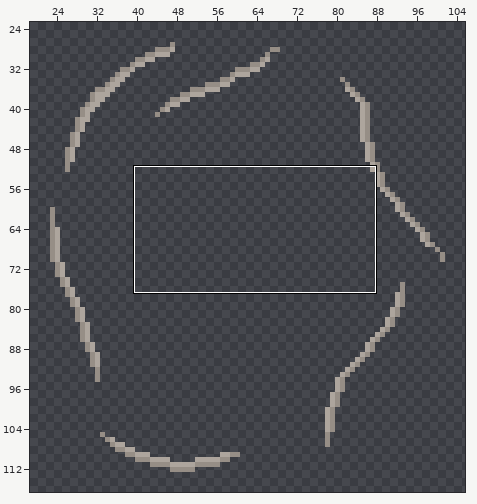
Sprite sheet, stored at assets/img/characters/tree/death/char_tree_death06.png. The picture above shows the old version from afar; the outline marks the close-up.
Close-up. First the earlier version:
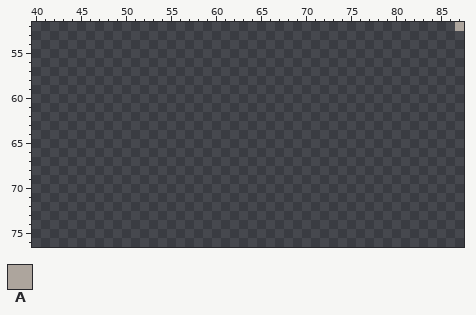
The file is 128x128 pixels. Shown: x 40..87, y 52..76. The wide view leaves out empty margins.
Palette (. is transparent): A #ada59d
Pixels before, first column x 87:
52 A
The same view after the edit:
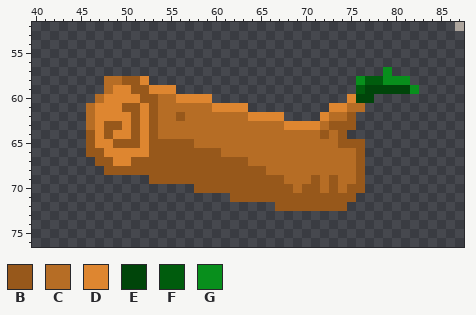
Colours new in this view: B #97581b  C #b66d25  D #de8630  E #00450a  F #005c0d  G #088f1c
Edits made:
The edit adds colour B in row 58 at x 50 to 51; in row 59 at x 51 to 52; in row 60 at x 52 to 53; in row 61 at x 50 to 51 and 53; in row 62 at x 51, 53, 56 and 75; in row 63 at x 48 to 49, 51, 53 and 73 to 75.
The edit adds colour B in row 64 at x 46, 48, 51, 53, 72 and 74; in row 65 at x 46, 49 to 51, 53 to 57 and 74 to 76; in row 66 at x 46 to 47, 53 to 60 and 76; in row 67 at x 47 to 48, 51 to 63 and 76; in row 68 at x 48 to 65 and 76; in row 69 at x 53 to 67, 71, 73 and 76.
The edit adds colour B in row 70 at x 58 to 68, 70 to 71, 73 and 75 to 76; in row 71 at x 62 to 75; in row 72 at x 67 to 74.
The edit adds colour C in row 58 at x 48 to 49; in row 59 at x 48; in row 60 at x 47 and 54 to 55; in row 61 at x 46, 54 to 59 and 75 to 76; in row 62 at x 46, 54 to 55, 57 to 63 and 73 to 74; in row 63 at x 46, 54 to 67 and 72.
The edit adds colour C in row 64 at x 54 to 71 and 73; in row 65 at x 58 to 73; in row 66 at x 61 to 75; in row 67 at x 64 to 75; in row 68 at x 66 to 75; in row 69 at x 68 to 70, 72 and 74 to 75.
The edit adds colour C in row 70 at x 69, 72 and 74.
The edit adds colour D in row 58 at x 52; in row 59 at x 49 to 50 and 53 to 55; in row 60 at x 48 to 51, 56 to 59 and 75; in row 61 at x 47 to 49, 52, 60 to 63 and 73 to 74; in row 62 at x 47 to 50, 52, 64 to 67 and 72; in row 63 at x 47, 50, 52 and 68 to 71.
The edit adds colour D in row 64 at x 47, 49 to 50 and 52; in row 65 at x 47 to 48 and 52; in row 66 at x 48 to 52; in row 67 at x 49 to 50.
The edit adds colour E in row 59 at x 77 to 81; in row 60 at x 76 to 77.
The edit adds colour F in row 58 at x 77 to 78; in row 59 at x 76.
The edit adds colour G in row 57 at x 79; in row 58 at x 76 and 79 to 81; in row 59 at x 82.
Pixel boxes of the changes (left, top, right, bottom) in both close-ups:
added: (86, 67, 419, 211)
